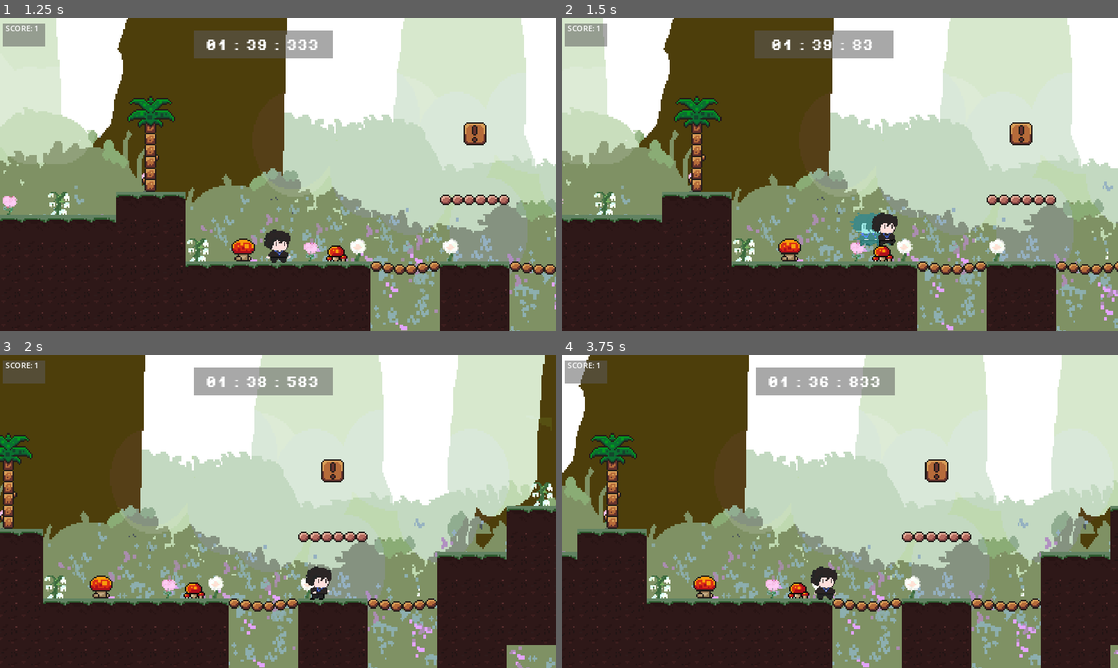
Above: before the commit, frames 1-4 (two rows, left to right).
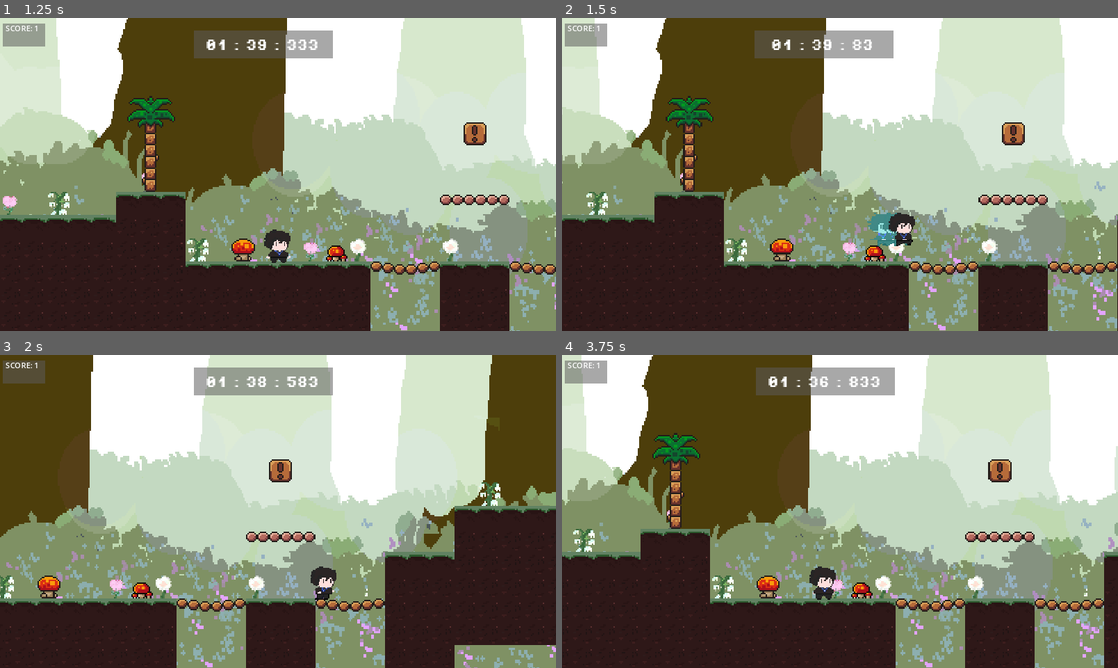
Above: after the commit, the same moments.

Repository: ajpolintan/GMTK_GameJam
Game: Godot game, scene res://Scenes/Main_Menu.tscn
Same seed, same stepped clock (60 frames per second), same inputs: the game is played once before the commit and once after it.
Inputs (mouse positions are in pixels of both pictures, inside the frame that each line leads up to):
- Up to frame 1 (1.25 s): click "Start" at 0.5 s
- Up to frame 2 (1.5 s): tap Enter at 1.25 s; move the mouse to (962, 158) at 1.27 s; hold Right (move_right) from 1.28 s (still down); hold Space (jump) from 1.28 s (still down); tap Shift (dash) at 1.35 s
- Up to frame 3 (2 s): keep holding Right (move_right); keep holding Space (jump)
- Up to frame 4 (3.75 s): move the mouse to (728, 527) at 2.02 s; release Space (jump) at 2.03 s; tap Space (jump) at 2.1, 2.27, 2.57 s; tap Shift (dash) at 2.3, 2.85 s; move the mouse to (895, 442) at 2.77 s; release Right (move_right) at 2.78 s; hold Left (move_left) 2.78-3.53 s; hold Space (jump) 2.78-3.53 s; move the mouse to (812, 574) at 3.52 s; hold Right (move_right) from 3.53 s (still down); right-click (812, 574) at 3.6 s

Frame 1 is identical in both runs. In frame 2, 16% of the frame differs, in the area x 0-100%, y 0-100%; in frame 3, 47%; in frame 4, 55%.

Commit message:
breaktime

Diff:
--- a/Scripts/player.gd
+++ b/Scripts/player.gd
@@ -27,9 +27,9 @@
 const MAX_DOWN = 200
 
 #powerups
-var doubleJumpMax = 0
+var doubleJumpMax = 1
 var doubleJump = 0
-var speedMult = 1
+var speedMult = 1.5
 var dashUnlock = true
 var dashAvail = false
 var dashing = false
@@ -82,7 +82,7 @@
 		jump()
 
 	#if the jump is triggered in the air without a wall, it's a doublejump
-	elif !dashing && doubleJump > 0:
+	elif doubleJump > 0:
 		doubleJump -= 1
 		if dir > 0:
 			animated_sprite.flip_h = false
@@ -171,7 +171,7 @@
 		if jumpCancellable:
 			jumpCancelDash = true
 			dashing = false
-			velocity.x = ((DASHSPEED + RUNSPEED) / 2) * dashDir
+			velocity.x = ((DASHSPEED + RUNSPEED) * speedMult / 2) * dashDir
 		else:
 			dashing = false
 			dashCancel = true
